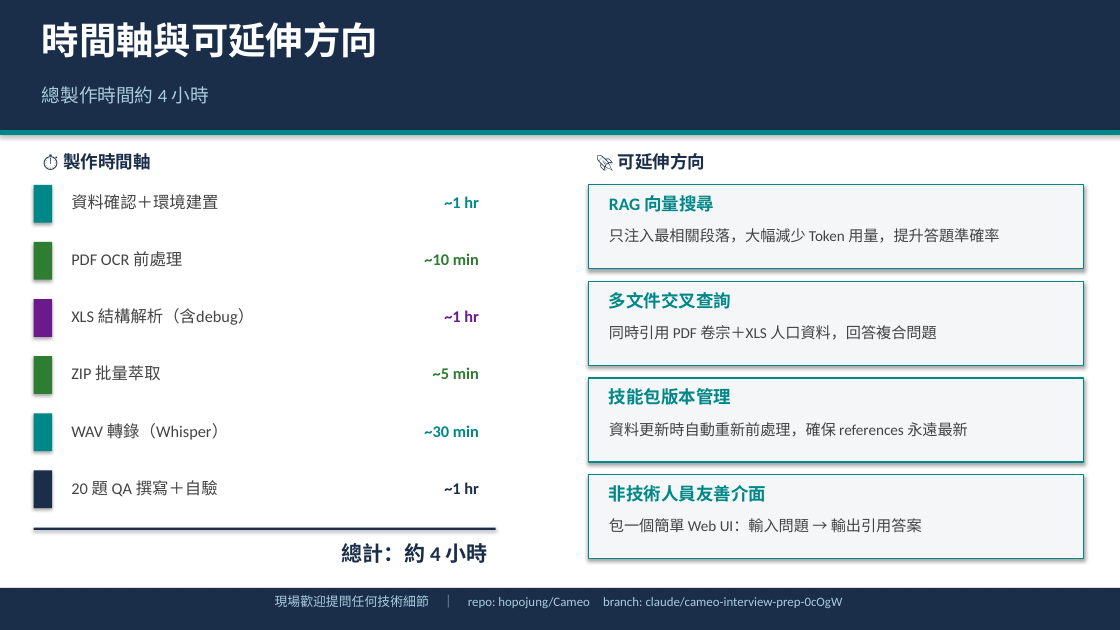
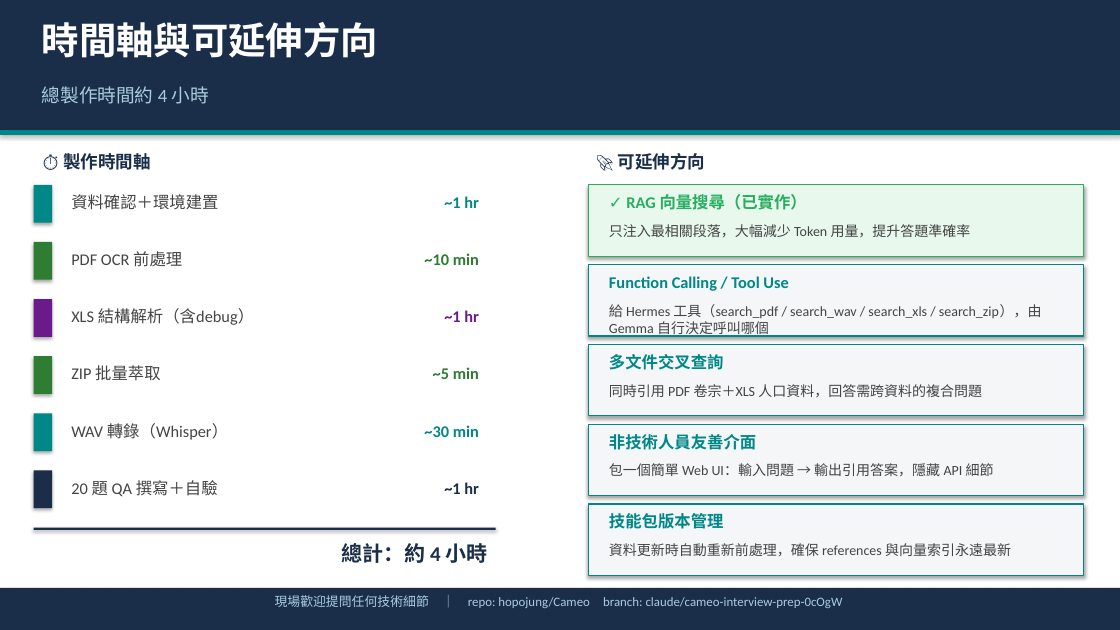
Before and after one commit to HoPoJung/Cameo, a slide deck: slide 5 of slides/報告_柏融.pptx. Drawn at 1120x630 pixels with LibreOffice and Linux fonts; fonts in the diff are those of the drawing. Boxes give left, top, right and bottom in pixels: in the first picture for what was removed or moved away, otherwise in the second. Text is boxed around its words. In the diff, an @@ line names an element or a change of style, - is before the commit and + after.

```diff
--- a/slides/報告_柏融.pptx
+++ b/slides/報告_柏融.pptx
@@ rectangle: place and size @@
-rectangle at (588, 185, 1084, 269)
+rectangle at (588, 185, 1084, 256)
@@ rectangle at (588, 185, 1084, 256): fill #F4F6F8 to #E8F8ED; outline #008787 1 pt to #27AE60 1 pt @@
@@ text at (626, 194, 807, 210): text changed; size 15 to 14 pt; text colour #008787 to #27AE60 @@
-RAG 向量搜尋
+✓ RAG 向量搜尋（已實作）
@@ text "只注入最相關段落，大幅減少 Token 用量，提升答題準確率" at (609, 224, 971, 238): size 13 to 12 pt @@
@@ rectangle: place and size @@
-rectangle at (588, 281, 1084, 365)
+rectangle at (588, 265, 1084, 336)
@@ text added at (609, 276, 788, 291), 14 pt, text #008787, bold @@
+Function Calling / Tool Use
@@ text added at (609, 304, 1042, 337), 12 pt, text #444444 @@
+給 Hermes 工具（search_pdf / search_wav / search_xls / search_zip），由 Gemma 自行決定呼叫哪個
@@ rectangle: place and size @@
-rectangle at (588, 378, 1084, 462)
+rectangle at (588, 344, 1084, 416)
@@ text "多文件交叉查詢": place and size @@
-text "多文件交叉查詢" at (609, 292, 732, 309)
+text "多文件交叉查詢" at (609, 354, 724, 370)
@@ text at (609, 384, 982, 398): text changed; size 13 to 12 pt @@
-同時引用 PDF 卷宗＋XLS 人口資料，回答複合問題
+同時引用 PDF 卷宗＋XLS 人口資料，回答需跨資料的複合問題
@@ rectangle: place and size @@
-rectangle at (588, 475, 1084, 559)
+rectangle at (588, 424, 1084, 496)
@@ text "非技術人員友善介面": place and size @@
-text "非技術人員友善介面" at (609, 485, 767, 502)
+text "非技術人員友善介面" at (609, 434, 756, 450)
@@ text at (609, 463, 994, 477): text changed; size 13 to 12 pt @@
-包一個簡單 Web UI：輸入問題 → 輸出引用答案
+包一個簡單 Web UI：輸入問題 → 輸出引用答案，隱藏 API 細節
@@ rectangle added at (588, 504, 1084, 576), fill #F4F6F8, outline #008787 1 pt @@
@@ size 15 to 14 pt in 3 elements at (609, 434, 756, 450), (609, 354, 724, 370), (609, 513, 724, 529) @@
@@ text "技能包版本管理": place and size @@
-text "技能包版本管理" at (609, 388, 732, 405)
+text "技能包版本管理" at (609, 513, 724, 529)
@@ text at (609, 543, 1011, 556): text changed; size 13 to 12 pt @@
-資料更新時自動重新前處理，確保 references 永遠最新
+資料更新時自動重新前處理，確保 references 與向量索引永遠最新
```
Also in this commit, not shown: 22 other files.
